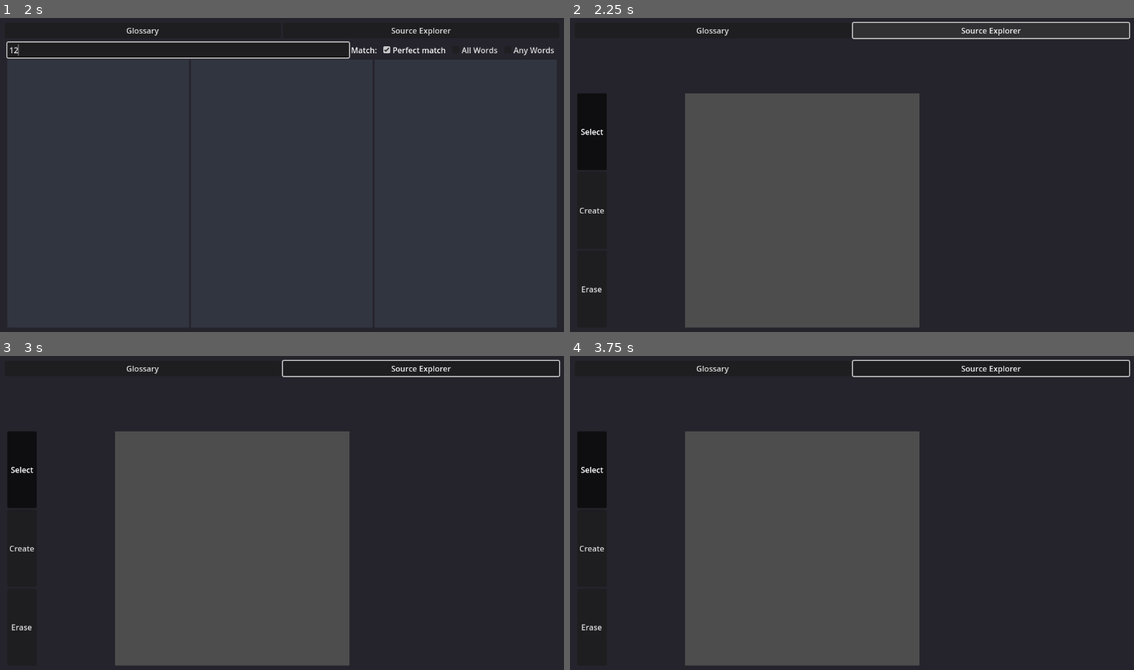
Above: before the commit, frames 1-4 (two rows, left to right).
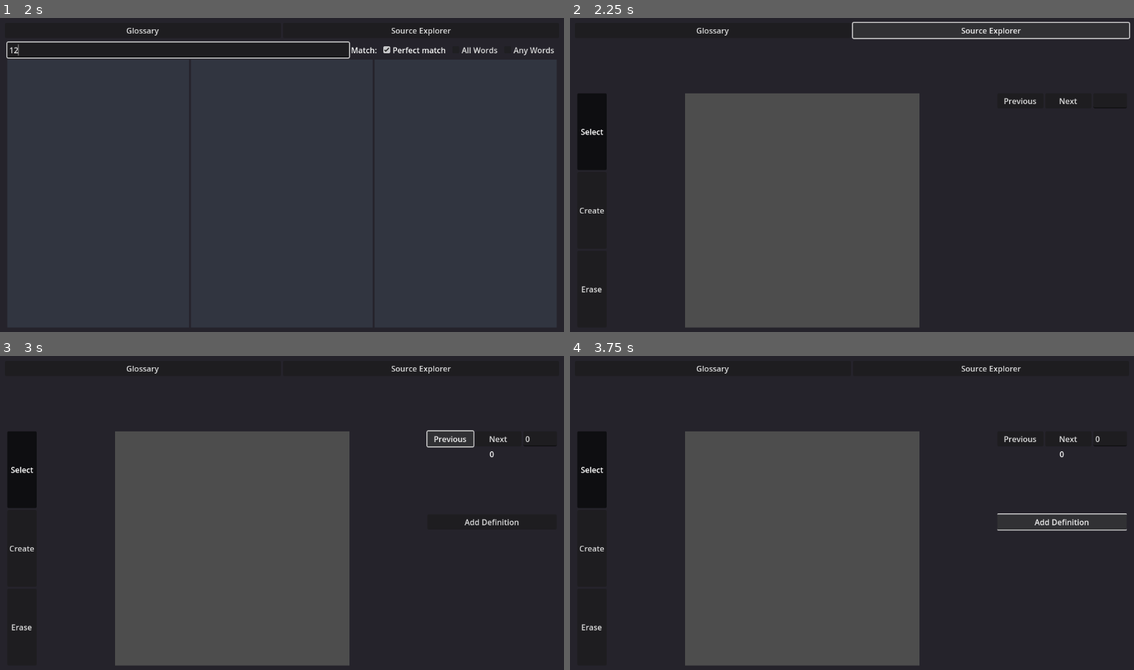
Above: after the commit, the same moments.

Repository: noidexe/rosita-eston
Game: Godot game, scene res://scenes/main.tscn
Same seed, same stepped clock (60 frames per second), same inputs: the game is played once before the commit and once after it. The engine's default icon, where the game draws it, is replaced by a stand-in: a white triangle on a blue panel in a dark square.
Inputs (mouse positions are in pixels of both pictures, inside the frame that each line leads up to):
- Up to frame 1 (2 s): click "Glossary" at 0.5 s; click (180, 49) at 1.27 s; type "12" at 1.35 s
- Up to frame 2 (2.25 s): click "Source Explorer" at 2 s
- Up to frame 3 (3 s): click (451, 437) at 2.75 s, where only the run after the commit has a clickable "Previous"
- Up to frame 4 (3.75 s): click (1060, 522) at 3.5 s, where only the run after the commit has a clickable "Add Definition"

Frame 1 is identical in both runs. In frame 2, 0.1% of the frame differs, in the area x 76-99%, y 25-29%; in frame 3, 0.8%; in frame 4, 0.9%, in the area x 49-100%, y 1-56%.

Commit message:
Improved glossary and source explorer
Add remove location by rect and orphan glyphs
Add goto next, prev, number in source explorer
Ignore input if source is not set

Diff:
--- a/autoloads/Database.gd
+++ b/autoloads/Database.gd
@@ -46,6 +46,11 @@
 class Glyph extends RefCounted:
 	signal changed
 	var destroyed := false
+	var orphan : bool:
+		set(v):
+			push_error("Read-only")
+		get():
+			return locations.is_empty()
 	var id : int = 0 # TODO: Implement NullGlyph extends Glyph with id 0
 	var locations : Array[Location]= []
 	var definitions : Array[String]= []
@@ -70,6 +75,14 @@
 	func locations_remove ( index : int ):
 		var location : Location = locations.pop_at( index )
 		Database.location_removed.emit(id, location)
+		#if orphan:
+			#destroy()
+
+	func locations_remove_rect ( rect : Rect2i ):
+		for i in locations.size():
+			if locations[i].rect == rect:
+				locations_remove(i)
+				break
 
 	func definition_add( def: String ) -> int:
 		definitions.append(def)
--- a/scenes/Glossary/glossary.gd
+++ b/scenes/Glossary/glossary.gd
@@ -34,7 +34,11 @@
 	glyph_selected.emit(glyph)
 	for child in %Sources.get_children():
 		child.queue_free()
+	var used_paths := []
 	for location in glyph.locations:
+		if location.path in used_paths:
+			continue
+		used_paths.append(location.path)
 		var texture = TextureRect.new()
 		texture.expand_mode = TextureRect.EXPAND_FIT_HEIGHT_PROPORTIONAL
 		texture.stretch_mode = TextureRect.STRETCH_KEEP_ASPECT_CENTERED
--- a/scenes/Glossary/glyph_entry.gd
+++ b/scenes/Glossary/glyph_entry.gd
@@ -18,24 +18,27 @@
 		selected.emit()
 
 func _update_display():
+	if is_queued_for_deletion():
+		return
+	if not is_inside_tree():
+		await ready
 	if glyph == null:
 		return
 	if glyph.destroyed:
 		queue_free()
 		return
-	if not is_inside_tree():
-		await ready
 	%Id.text = str(glyph.id).pad_zeros(5)
-	var defs_text = ""
+	var defs_text = "[ORPHAN!]" if glyph.orphan else ""
 	for def in glyph.definitions:
 		defs_text += def
 		defs_text += ", "
 	defs_text = defs_text.trim_suffix(", ")
 	%Definitions.text = defs_text
-	var first_location = glyph.locations.front()
-	if first_location == null:
+	if glyph.orphan:
 		%Glyph.texture = null
-	var atlas_tex = AtlasTexture.new()
-	atlas_tex.atlas = Database.texture_cache.get_texture(first_location.path)
-	atlas_tex.region = first_location.rect
-	%Glyph.texture = atlas_tex
+	else:
+		var first_location = glyph.locations.front()
+		var atlas_tex = AtlasTexture.new()
+		atlas_tex.atlas = Database.texture_cache.get_texture(first_location.path)
+		atlas_tex.region = first_location.rect
+		%Glyph.texture = atlas_tex
--- a/scenes/Shared/glyph_editor.gd
+++ b/scenes/Shared/glyph_editor.gd
@@ -4,7 +4,8 @@
 var glyph : Database.Glyph:
 	set(v):
 		glyph = v
-		glyph.changed.connect(_update_display)
+		if glyph != null:
+			glyph.changed.connect(_update_display)
 		_update_display()
 
 func _add_definition(index: int, text : String):
@@ -15,34 +16,45 @@
 	%Definitions.add_child(definition_editor)
 
 func _update_display():
+	if is_queued_for_deletion():
+		return
+	if not is_inside_tree():
+		await ready
+
+	for child : Node in %Definitions.get_children():
+		child.queue_free()
 	if glyph == null:
+		%Id.text = str(0)
+		%Glyph.texture = null
 		return
 	if glyph.destroyed:
 		queue_free()
 		return
-	if not is_inside_tree():
-		await ready
-	if is_queued_for_deletion():
-		return
+
 	%Id.text = str(glyph.id)
-	for child : Node in %Definitions.get_children():
-		child.queue_free()
 	for i : int in glyph.definitions.size():
 		_add_definition(i, glyph.definitions[i])
-	var first_location = glyph.locations.front()
-	if first_location == null:
+	if glyph.orphan:
 		%Glyph.texture = null
-	var atlas_tex = AtlasTexture.new()
-	atlas_tex.atlas = Database.texture_cache.get_texture(first_location.path)
-	atlas_tex.region = first_location.rect
-	%Glyph.texture = atlas_tex
+	else:
+		var first_location = glyph.locations.front()
+		var atlas_tex = AtlasTexture.new()
+		atlas_tex.atlas = Database.texture_cache.get_texture(first_location.path)
+		atlas_tex.region = first_location.rect
+		%Glyph.texture = atlas_tex
 
 
 func _on_add_definition_pressed() -> void:
+	if glyph == null:
+		return
 	glyph.definition_add("")
 
 func _on_definition_changed(new_def, index):
+	if glyph == null:
+		return
 	glyph.definition_edit(index, new_def)
 
 func _remove_definition(index):
+	if glyph == null:
+		return
 	glyph.definition_remove(index)
--- a/scenes/Source Explorer/source_explorer.gd
+++ b/scenes/Source Explorer/source_explorer.gd
@@ -42,20 +42,39 @@
 	viewer.mode = SourceViewer.Mode.REMOVE
 
 
-func _on_source_viewer_rect_selected(rect: Rect2) -> void:
-	var glyph : Database.Glyph = Database.glyph_add()
+func _on_source_viewer_rect_selected(rect: Rect2, id : int) -> void:
+	var glyph : Database.Glyph = Database.glyph_get(id) if id != 0 else Database.glyph_add()
 	glyph.locations_add(current_path, rect)
-	viewer.selected = glyph.id
+	viewer.select(glyph.id)
 
 
 func _on_source_viewer_glyph_selected(id: int) -> void:
 	for child in %GlyphEditorContainer.get_children():
 		child.queue_free()
-	var glyph = Database.glyph_db.get_at(id)
+	var glyph = Database.glyph_get(id)
 	var glyph_editor : GlyphEditor = preload("uid://bw5ts2cyuaquo").instantiate()
 	%GlyphEditorContainer.add_child(glyph_editor)
 	glyph_editor.glyph = glyph
 
 
-func _on_source_viewer_glyph_removed(id: int) -> void:
-	Database.glyph_remove(id)
+func _on_source_viewer_glyph_location_removed(id: int, rect: Rect2) -> void:
+	var glyph = Database.glyph_get(id)
+	glyph.locations_remove_rect(rect)
+
+
+func _on_next_pressed() -> void:
+	var next = wrapi(viewer.selected+1, 0, Database.glyph_db.glyphs.size())
+	viewer.select(next)
+	%Selected.text = str(next)
+
+
+func _on_prev_pressed() -> void:
+	var prev = wrapi(viewer.selected-1, 0, Database.glyph_db.glyphs.size())
+	viewer.select(prev)
+	%Selected.text = str(prev)
+
+
+func _on_selected_text_submitted(new_text: String) -> void:
+	var number = wrapi(int(new_text), 0, Database.glyph_db.glyphs.size())
+	viewer.select(number)
+	%Selected.text = str(number)
--- a/scenes/Source Explorer/source_explorer.tscn
+++ b/scenes/Source Explorer/source_explorer.tscn
@@ -80,15 +80,41 @@
 [node name="SourceViewer" parent="SourceExplorer/AspectRatioContainer/Viewport/SubViewport" instance=ExtResource("2_bp0f1")]
 position = Vector2(64, 104)
 
-[node name="GlyphEditorContainer" type="ScrollContainer" parent="SourceExplorer"]
+[node name="VBoxContainer" type="VBoxContainer" parent="SourceExplorer"]
+layout_mode = 2
+size_flags_horizontal = 3
+
+[node name="HBoxContainer" type="HBoxContainer" parent="SourceExplorer/VBoxContainer"]
+layout_mode = 2
+
+[node name="Prev" type="Button" parent="SourceExplorer/VBoxContainer/HBoxContainer"]
+layout_mode = 2
+size_flags_horizontal = 3
+text = "Previous"
+
+[node name="Next" type="Button" parent="SourceExplorer/VBoxContainer/HBoxContainer"]
+layout_mode = 2
+size_flags_horizontal = 3
+text = "Next
+"
+
+[node name="Selected" type="LineEdit" parent="SourceExplorer/VBoxContainer/HBoxContainer"]
+unique_name_in_owner = true
+layout_mode = 2
+
+[node name="GlyphEditorContainer" type="ScrollContainer" parent="SourceExplorer/VBoxContainer"]
 unique_name_in_owner = true
 layout_mode = 2
 size_flags_horizontal = 3
+size_flags_vertical = 3
 horizontal_scroll_mode = 0
 
 [connection signal="pressed" from="SourceExplorer/Toolbar/Select" to="." method="_on_select_pressed"]
 [connection signal="pressed" from="SourceExplorer/Toolbar/Create" to="." method="_on_create_pressed"]
 [connection signal="pressed" from="SourceExplorer/Toolbar/Erase" to="." method="_on_erase_pressed"]
-[connection signal="glyph_removed" from="SourceExplorer/AspectRatioContainer/Viewport/SubViewport/SourceViewer" to="." method="_on_source_viewer_glyph_removed"]
+[connection signal="glyph_location_removed" from="SourceExplorer/AspectRatioContainer/Viewport/SubViewport/SourceViewer" to="." method="_on_source_viewer_glyph_location_removed"]
 [connection signal="glyph_selected" from="SourceExplorer/AspectRatioContainer/Viewport/SubViewport/SourceViewer" to="." method="_on_source_viewer_glyph_selected"]
 [connection signal="rect_selected" from="SourceExplorer/AspectRatioContainer/Viewport/SubViewport/SourceViewer" to="." method="_on_source_viewer_rect_selected"]
+[connection signal="pressed" from="SourceExplorer/VBoxContainer/HBoxContainer/Prev" to="." method="_on_prev_pressed"]
+[connection signal="pressed" from="SourceExplorer/VBoxContainer/HBoxContainer/Next" to="." method="_on_next_pressed"]
+[connection signal="text_submitted" from="SourceExplorer/VBoxContainer/HBoxContainer/Selected" to="." method="_on_selected_text_submitted"]
--- a/scenes/Source Explorer/source_viewer.gd
+++ b/scenes/Source Explorer/source_viewer.gd
@@ -14,9 +14,9 @@
 
 @export var font : Font
 
-signal rect_selected(rect : Rect2)
+signal rect_selected(rect : Rect2, id : bool)
 signal glyph_selected(id : int)
-signal glyph_removed(id : int)
+signal glyph_location_removed(id : int, rect: Rect2)
 
 func get_aspect_ratio():
 	return $source.get_rect().size.aspect()
@@ -30,6 +30,8 @@
 	_update_display()
 
 func _input(event: InputEvent) -> void:
+	if not source:
+		return
 	var texture_pos = $source.to_local(get_global_mouse_position())
 	if event.is_pressed() and event is InputEventMouseButton:
 		if (event as InputEventMouseButton).button_index == MOUSE_BUTTON_WHEEL_DOWN:
@@ -53,8 +55,9 @@
 				var rect := Rect2()
 				rect.position = drag_start_pos
 				rect.end = texture_pos
+				var repeat_id := Input.is_physical_key_pressed(KEY_CTRL)
 				if rect.has_area():
-					rect_selected.emit(rect)
+					rect_selected.emit(rect, selected if repeat_id else 0)
 				_update_display()
 		if event is InputEventMouseMotion:
 			if dragging:
@@ -65,7 +68,7 @@
 		if event is InputEventMouseButton and event.is_pressed() and (event as InputEventMouseButton).button_index == MOUSE_BUTTON_LEFT:
 			for rect in source.rects:
 				if rect.has_point(texture_pos):
-					glyph_removed.emit(source.rects[rect])
+					glyph_location_removed.emit(source.rects[rect], rect)
 					_update_display()
 					break
 
@@ -73,13 +76,16 @@
 		if event is InputEventMouseButton and event.is_pressed() and (event as InputEventMouseButton).button_index == MOUSE_BUTTON_LEFT:
 			for rect in source.rects:
 				if rect.has_point(texture_pos):
-					selected = source.rects[rect]
-					glyph_selected.emit(selected)
-					_update_display()
+					select(source.rects[rect])
 					break
 
 func _update_display():
 	queue_redraw()
+
+func select(id: int):
+	selected = id
+	glyph_selected.emit(selected)
+	_update_display()
 
 func _draw() -> void:
 	if source:
